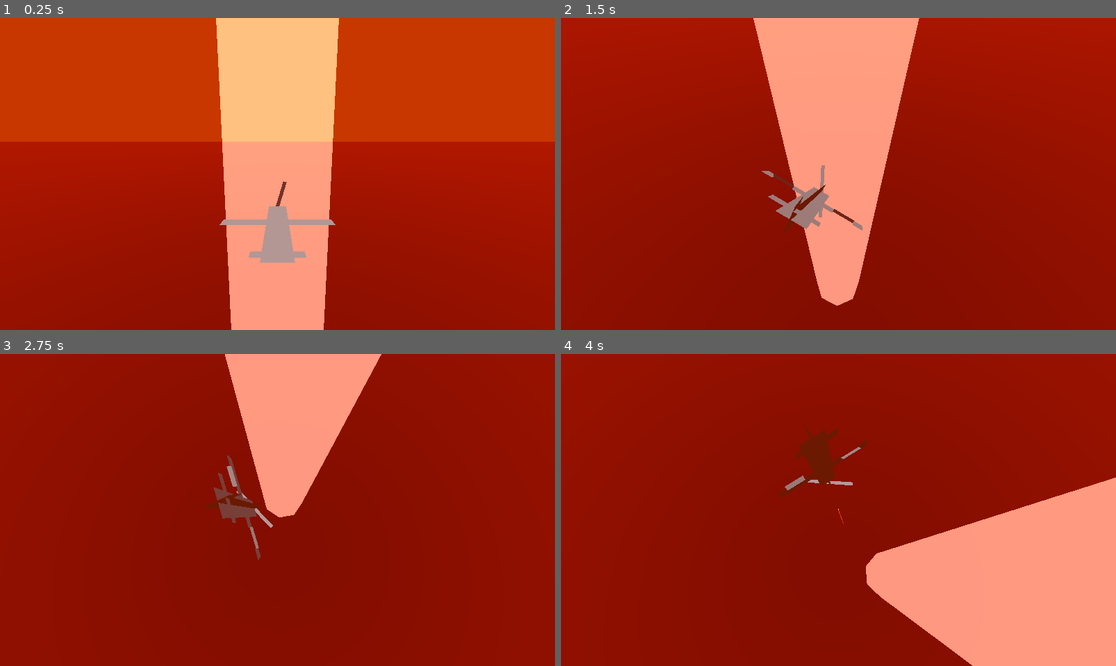
Above: before the commit, frames 1-4 (two rows, left to right).
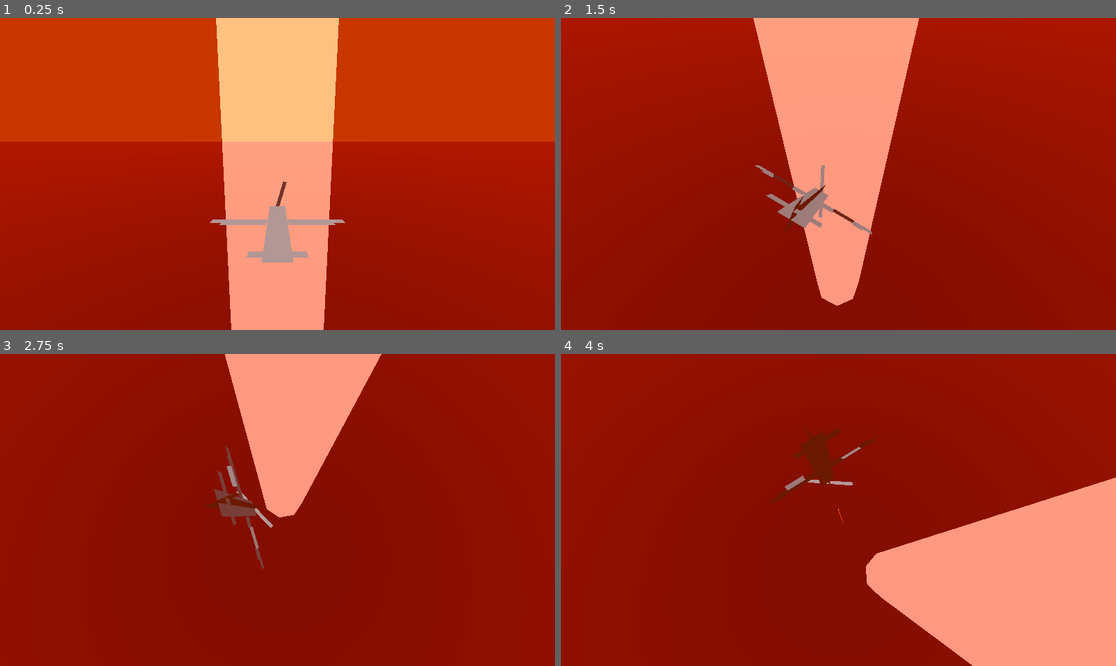
Above: after the commit, the same moments.

Repository: proximadams/Paper-Pilots
Game: Godot game, scene res://scenes/level.tscn
Two runs of this game, one before a commit and one after it. Both use one fixed random seed, a clock stepped at 60 frames per second and the inputs below.
Inputs:
- Up to frame 1 (0.25 s): no input
- Up to frame 2 (1.5 s): hold Right (move_right) 0.53-1.28 s; hold J (shoot) 0.53-1.28 s; hold Down (move_down) from 1.28 s (still down); tap J (shoot) at 1.35 s
- Up to frame 3 (2.75 s): release Down (move_down) at 2.03 s; hold Right (move_right) from 2.03 s (still down); hold J (shoot) from 2.03 s (still down)
- Up to frame 4 (4 s): release Right (move_right) at 2.78 s; release J (shoot) at 2.78 s; hold Up (move_up) 2.78-3.53 s; tap J (shoot) at 2.85 s; hold Left (move_left) from 3.53 s (still down); hold J (shoot) from 3.53 s (still down)

The runs differ from the first frame. In frame 1, 0.1% of the frame differs, in the area x 37-63%, y 60-79%; in frame 2, 0.1%; in frame 3, less than 0.1%; in frame 4, 0.1%.

Commit message:
player shape change

Diff:
--- a/project.godot
+++ b/project.godot
@@ -19,6 +19,7 @@
 
 window/size/viewport_width=2304
 window/size/viewport_height=1296
+window/size/mode=3
 
 [input]
 
--- a/scenes/player.tscn
+++ b/scenes/player.tscn
@@ -6,13 +6,13 @@
 height = 6.0
 
 [sub_resource type="BoxMesh" id="BoxMesh_u8vuu"]
-size = Vector3(1, 0, 6)
+size = Vector3(0.9, 0, 6)
 
 [sub_resource type="BoxMesh" id="BoxMesh_3vyb7"]
-size = Vector3(0, 1, 6)
+size = Vector3(0, 0.9, 6)
 
 [sub_resource type="BoxMesh" id="BoxMesh_g2els"]
-size = Vector3(5, 0, 0.5)
+size = Vector3(6, 0, 0.5)
 
 [sub_resource type="BoxMesh" id="BoxMesh_qhqgy"]
 size = Vector3(1, 0, 0.25)
@@ -27,7 +27,7 @@
 size = Vector3(0, 1.25, 0.5)
 
 [sub_resource type="BoxMesh" id="BoxMesh_fjrip"]
-size = Vector3(1.5, 0, 0.35)
+size = Vector3(1.6, 0, 0.35)
 
 [sub_resource type="StandardMaterial3D" id="StandardMaterial3D_3vyb7"]
 blend_mode = 1
